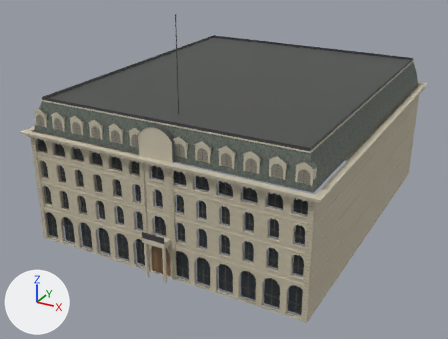
The glTF model chicago/4d/assets/gltf/crosbys_opera_house_1871__opera_house_1865_1871.glb as it was, and as the next commit left it.
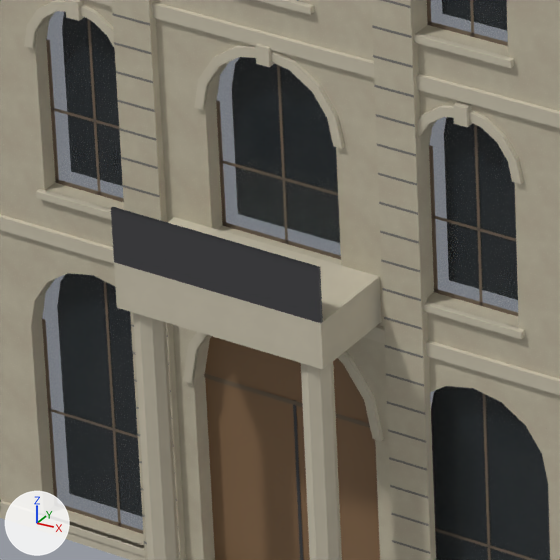
Each version appears first whole from a camera (50 mm lens) standing at (68.8, -63.9, 51.2) and looking at (21.8, 21.5, 8.5), and next in a close-up on the part from 29% to 42% of the width and 62% to 80% of the height. Lighting does not change. The marker at lower left points along +X, +Y and +Z. The older version's two pictures come first. Vertices at exactly the same position are counted once.

Objects in the first close-up: 'crosbys_opera_house_1871__opera_house_1865_1871'.
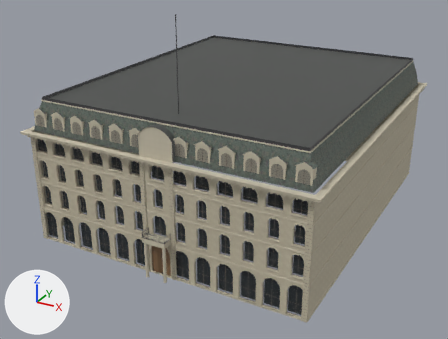
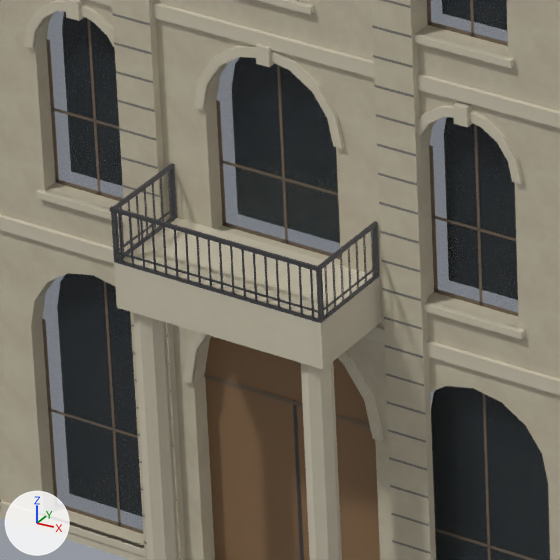
Diff of the bpy script that builds the scene:
```diff
--- a/chicago/4d/assets/gltf/crosbys_opera_house_1871__opera_house_1865_1871.glb.py
+++ b/chicago/4d/assets/gltf/crosbys_opera_house_1871__opera_house_1865_1871.glb.py
@@ me_crosbys_opera_house_1871__opera_house_1865_1871 @@
 # used by ob_crosbys_opera_house_1871__opera_house_1865_1871; location = (0.0, 0.0, 0.0)
-me_crosbys_opera_house_1871__opera_house_1865_1871.from_pydata(...)  # 7962 vertices, 9027 faces; spans x -1.1..47.2, y -1.6..56.1, z 0.0..37.1
+me_crosbys_opera_house_1871__opera_house_1865_1871.from_pydata(...)  # 8318 vertices, 9297 faces; spans x -1.1..47.2, y -1.6..56.1, z 0.0..37.1
+# me_crosbys_opera_house_1871__opera_house_1865_1871 part 1: a new loose piece, a box spanning x 21.19..24.91, y -1.6..-1.58, z 6.771..6.801, in mat_iron (dark grey #3f3f42)
+# me_crosbys_opera_house_1871__opera_house_1865_1871 part 2: a new loose piece, a box spanning x 21.15..21.2, y -1.57..0.02, z 7.49..7.55, in mat_iron (dark grey #3f3f42)
+# me_crosbys_opera_house_1871__opera_house_1865_1871 part 3: a new loose piece, a box spanning x 21.18..21.2, y -1.51..-0.04, z 6.771..6.801, in mat_iron (dark grey #3f3f42)
+# me_crosbys_opera_house_1871__opera_house_1865_1871 part 4: a new loose piece, a box spanning x 24.9..24.95, y -1.57..0.02, z 7.49..7.55, in mat_iron (dark grey #3f3f42)
+# me_crosbys_opera_house_1871__opera_house_1865_1871 part 5: 324 vertices added at x 21.1..25.0, y -1.6..0.0, z 6.6..7.5
 me_crosbys_opera_house_1871__opera_house_1865_1871.materials.append(mat_marble_wall)
```

What differs and where, as boxes (x1, y1, x2, y2) in the close-ups (560 x 560 px):
part 1 of me_crosbys_opera_house_1871__opera_house_1865_1871, added
    after: (115, 251, 318, 313)
part 2 of me_crosbys_opera_house_1871__opera_house_1865_1871, added
    after: (113, 163, 174, 208)
part 3 of me_crosbys_opera_house_1871__opera_house_1865_1871, added
    after: (119, 207, 175, 250)
part 4 of me_crosbys_opera_house_1871__opera_house_1865_1871, added
    after: (317, 221, 377, 269)
part 5 of me_crosbys_opera_house_1871__opera_house_1865_1871, added
    after: (110, 168, 380, 323)
